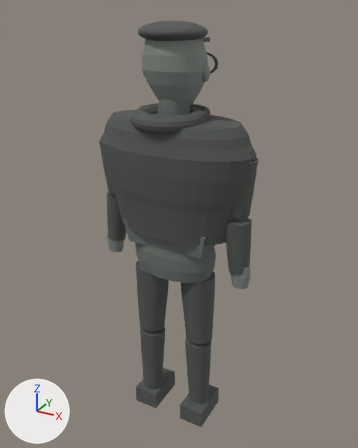
Two versions of the glTF model public/cue-id/candidates/club-minimal-candidate-high-v1.glb, one commit apart.
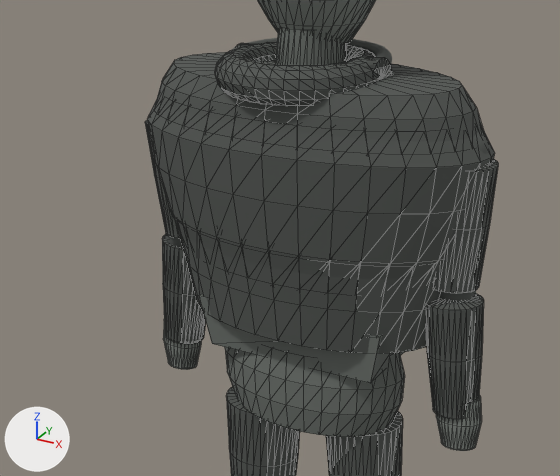
Each version appears first whole from a 50 mm lens placed at (2.46, -4.37, 3.01), pointed at (0.01, 0.09, 0.78), and next in a close-up on the part from 9% to 80% of the width and 19% to 67% of the height. Lighting does not change. The marker at lower left points along +X, +Y and +Z. The older version's two pictures come first. The close-ups show mesh edges as thin lines.

Names of what the first close-up shows: 'forearm_left', 'forearm_right', 'head', 'hips', 'neck', 'outfit_bomber', 'outfit_hood', 'outfit_hoodie', 'thigh_left', 'thigh_right', 'upper_arm_right', 'waist' and 8 more.
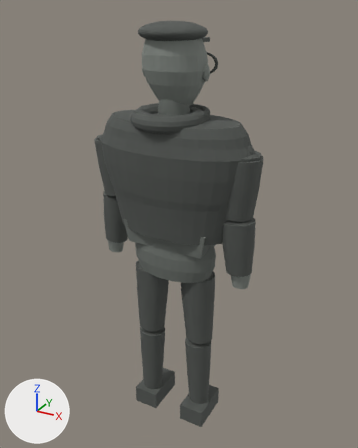
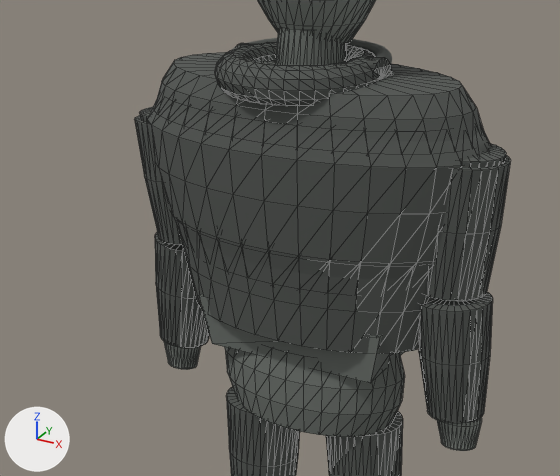
Commit message: regenerate CUE ID garment sleeves

Boxes [x1, y1, x2, y2] around the edits, measured in the close-ups (560 x 476 px):
'outfit_bomber_forearm_sleeve_right', added: after [419, 292, 493, 423]
'outfit_bomber_upper_sleeve_right', added: after [424, 155, 510, 301]
'outfit_bomber_forearm_sleeve_left', added: after [155, 232, 209, 348]
'outfit_bomber_upper_sleeve_left', added: after [135, 115, 182, 245]
'outfit_tee_sleeve_right', added: after [460, 143, 506, 168]
'outfit_tee_sleeve_left', added (mostly hidden): after [139, 107, 153, 122]
'forearm_right', unchanged, covered by the edit: before [426, 294, 484, 419]
'upper_arm_right', unchanged, covered by the edit: before [433, 159, 498, 294]
'forearm_left', unchanged, covered by the edit: before [162, 235, 206, 344]

Diff of the bpy script that builds the scene:
```diff
--- a/public/cue-id/candidates/club-minimal-candidate-high-v1.glb.py
+++ b/public/cue-id/candidates/club-minimal-candidate-high-v1.glb.py
@@ me_outfit_bomber_forearm_sleeve_right @@
+me_outfit_bomber_forearm_sleeve_right.from_pydata(...)  # 98 vertices, 192 faces; spans x 0.575..0.941, y -0.187..0.137, z 0.411..1.049
+me_outfit_bomber_forearm_sleeve_right.materials.append(mat_dark)  # dark grey #535653
@@ me_outfit_bomber_upper_sleeve_right @@
+me_outfit_bomber_upper_sleeve_right.from_pydata(...)  # 98 vertices, 192 faces; spans x 0.521..0.962, y -0.198..0.198, z 1.03..1.71
+me_outfit_bomber_upper_sleeve_right.materials.append(mat_dark)  # dark grey #535653
@@ me_outfit_tee_sleeve_right @@
+me_outfit_tee_sleeve_right.from_pydata(...)  # 98 vertices, 192 faces; spans x 0.532..0.941, y -0.18..0.18, z 1.36..1.74
+me_outfit_tee_sleeve_right.materials.append(mat_dark)  # dark grey #535653
@@ me_outfit_bomber_forearm_sleeve_left @@
+me_outfit_bomber_forearm_sleeve_left.from_pydata(...)  # 98 vertices, 192 faces; spans x -0.956..-0.581, y -0.127..0.197, z 0.412..1.048
+me_outfit_bomber_forearm_sleeve_left.materials.append(mat_dark)  # dark grey #535653
@@ me_outfit_bomber_upper_sleeve_left @@
+me_outfit_bomber_upper_sleeve_left.from_pydata(...)  # 98 vertices, 192 faces; spans x -0.981..-0.527, y -0.198..0.198, z 1.031..1.709
+me_outfit_bomber_upper_sleeve_left.materials.append(mat_dark)  # dark grey #535653
@@ me_outfit_tee_sleeve_left @@
+me_outfit_tee_sleeve_left.from_pydata(...)  # 98 vertices, 192 faces; spans x -0.953..-0.541, y -0.18..0.18, z 1.361..1.739
+me_outfit_tee_sleeve_left.materials.append(mat_dark)  # dark grey #535653
@@ ob_outfit_bomber_forearm_sleeve_right @@
+ob_outfit_bomber_forearm_sleeve_right = bpy.data.objects.new('outfit_bomber_forearm_sleeve_right', me_outfit_bomber_forearm_sleeve_right)
+ob_outfit_bomber_forearm_sleeve_right.location = (0.0, 0.0, 0.0)
@@ ob_outfit_bomber_upper_sleeve_right @@
+ob_outfit_bomber_upper_sleeve_right = bpy.data.objects.new('outfit_bomber_upper_sleeve_right', me_outfit_bomber_upper_sleeve_right)
+ob_outfit_bomber_upper_sleeve_right.location = (0.0, 0.0, 0.0)
@@ ob_outfit_tee_sleeve_right @@
+ob_outfit_tee_sleeve_right = bpy.data.objects.new('outfit_tee_sleeve_right', me_outfit_tee_sleeve_right)
+ob_outfit_tee_sleeve_right.location = (0.0, 0.0, 0.0)
@@ ob_outfit_bomber_forearm_sleeve_left @@
+ob_outfit_bomber_forearm_sleeve_left = bpy.data.objects.new('outfit_bomber_forearm_sleeve_left', me_outfit_bomber_forearm_sleeve_left)
+ob_outfit_bomber_forearm_sleeve_left.location = (0.0, 0.0, 0.0)
@@ ob_outfit_bomber_upper_sleeve_left @@
+ob_outfit_bomber_upper_sleeve_left = bpy.data.objects.new('outfit_bomber_upper_sleeve_left', me_outfit_bomber_upper_sleeve_left)
+ob_outfit_bomber_upper_sleeve_left.location = (0.0, 0.0, 0.0)
@@ ob_outfit_tee_sleeve_left @@
+ob_outfit_tee_sleeve_left = bpy.data.objects.new('outfit_tee_sleeve_left', me_outfit_tee_sleeve_left)
+ob_outfit_tee_sleeve_left.location = (0.0, 0.0, 0.0)
```
